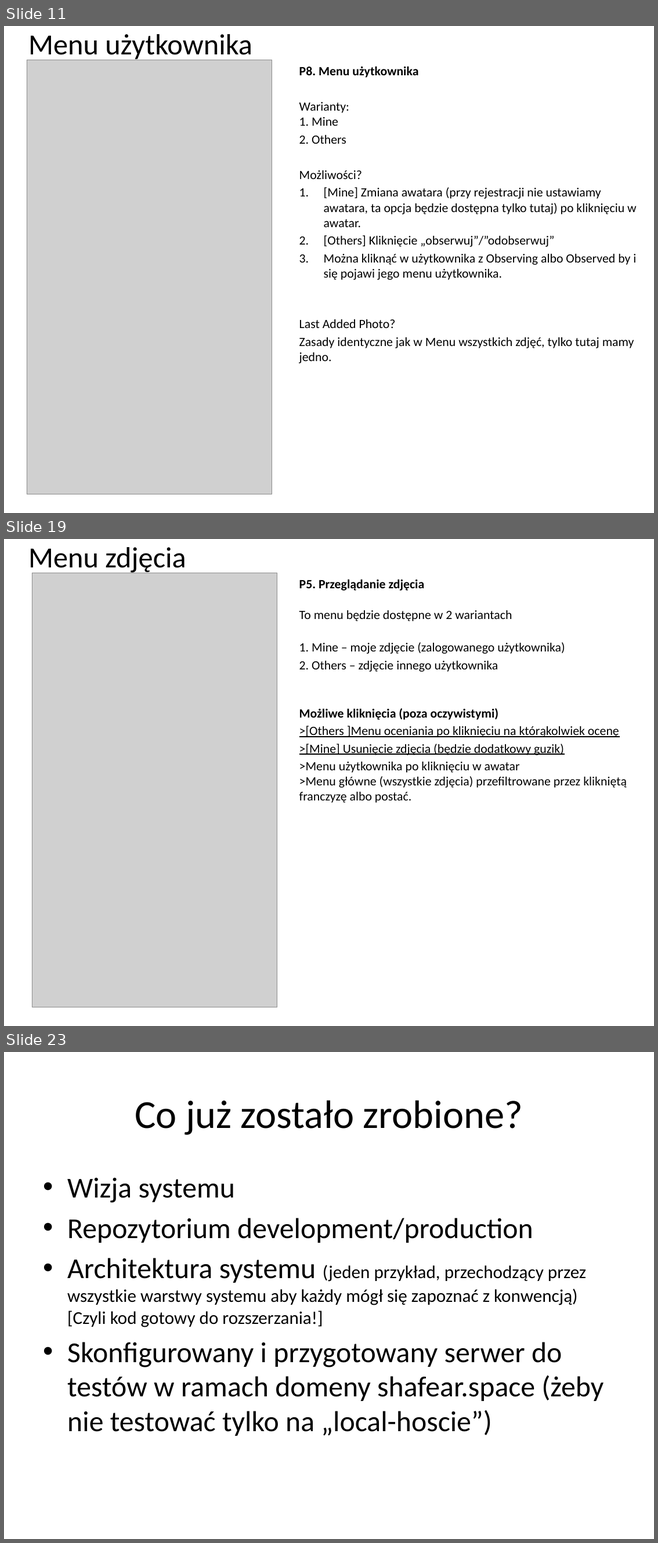
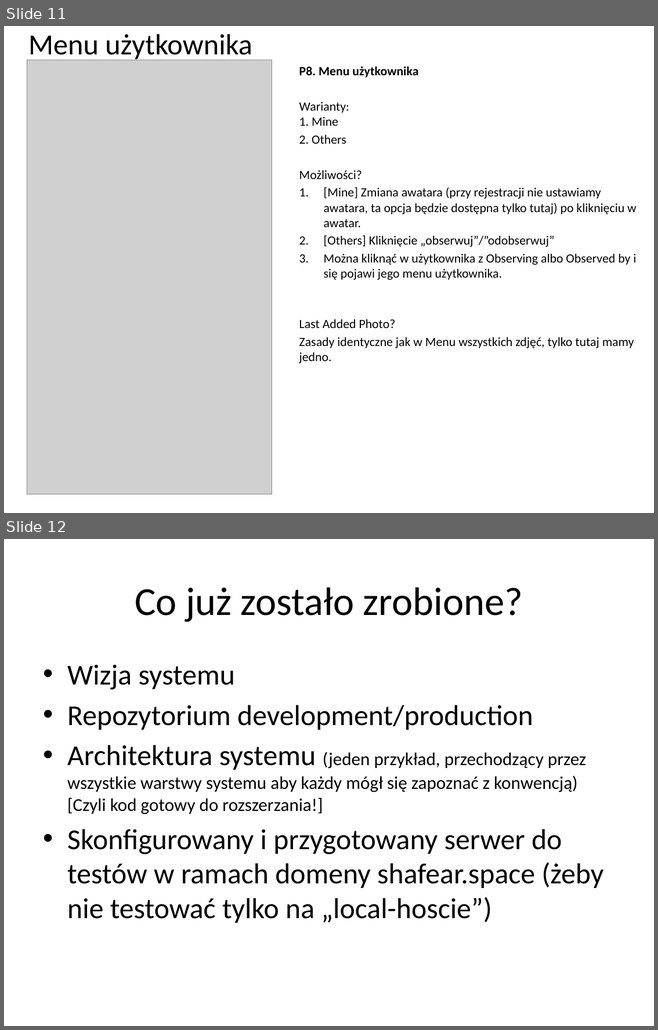
Before and after one commit to Antah/Projekt-zespolowy, a slide deck: Dokumentacja/Prototyp interfejsu/CosplayBook.pptx. Shown one above the other, each under a label of ours: slides 11, 19 and 23 before the commit, slides 11 and 12 after it; the slides between them are not shown. The pictures are 658x1543 and 658x1030 pixels, drawn with LibreOffice and Linux fonts; fonts in the diff are those of the drawing; grey boxes stand for pictures. Boxes give left, top, right and bottom in pixels: in the first picture for what was removed or moved away, otherwise in the second. Text is boxed around its words. In the diff, an @@ line names an element or a change of style, - is before the commit and + after.

```diff
--- a/Dokumentacja/Prototyp interfejsu/CosplayBook.pptx
+++ b/Dokumentacja/Prototyp interfejsu/CosplayBook.pptx
@@ slide 19 removed at (x1=4, y1=539, x2=654, y2=1026), background #FFFFFF @@
@@ title removed at (x1=28, y1=547, x2=186, y2=574) @@
-Menu zdjęcia
@@ picture removed at (x1=32, y1=573, x2=277, y2=1008) @@
@@ text removed at (x1=299, y1=579, x2=626, y2=803) @@
-P5. Przeglądanie zdjęcia
-To menu będzie dostępne w 2 wariantach
-1. Mine – moje zdjęcie (zalogowanego użytkownika)
-2. Others – zdjęcie innego użytkownika
-Możliwe kliknięcia (poza oczywistymi)
->[Others ]Menu oceniania po kliknięciu na którąkolwiek ocenę
->[Mine] Usunięcie zdjęcia (będzie dodatkowy guzik)
->Menu użytkownika po kliknięciu w awatar
->Menu główne (wszystkie zdjęcia) przefiltrowane przez klikniętą franczyzę albo postać.
@@ what was slide 23 is now slide 12 @@
```
Also in this commit, not shown: 10 other slides removed.
